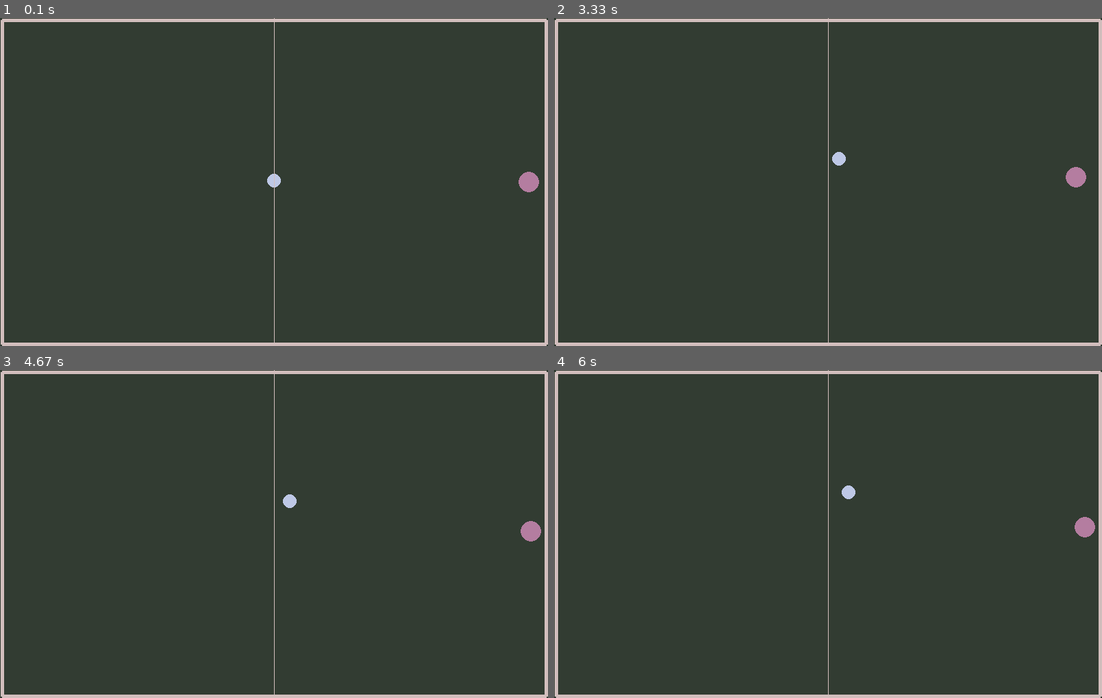
Above: before the commit, frames 1-4 (two rows, left to right).
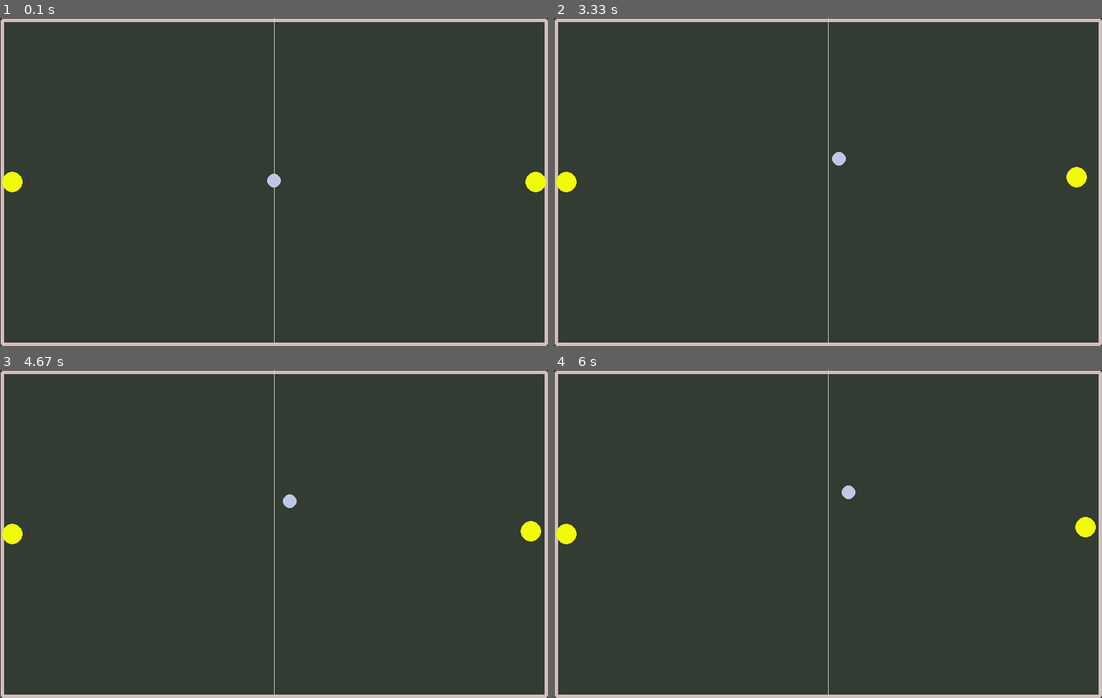
Above: after the commit, the same moments.

Repository: s40723150/pygame_airhockey
Game: pygame game, started from test_airhockey.py
Two runs of this game, one before a commit and one after it. Both use one fixed random seed, a clock stepped at 60 frames per second and the inputs below.
Inputs:
- Up to frame 1 (0.1 s): no input
- Up to frame 2 (3.33 s): hold Right 0.33-0.8 s; hold Up 0.83-1.3 s; hold Left 1.83-2.37 s; hold Down 2.4-2.7 s; hold Left 2.73-3.13 s; hold Up from 3.17 s (still down)
- Up to frame 3 (4.67 s): release Up at 3.53 s; hold Right 3.57-4.2 s; hold Down 4.23-4.6 s; hold Left from 4.63 s (still down)
- Up to frame 4 (6 s): release Left at 5.1 s; hold Right 5.13-5.6 s; hold Up 5.63-5.93 s; hold Right from 5.97 s (still down)

The runs differ from the first frame. In frame 1, 0.4% of the frame differs, in the area x 0-100%, y 46-54%; in frame 2, 0.4%; in frame 3, 0.4%; in frame 4, 0.4%.

Commit message:
add another player

Diff:
--- a/test_airhockey.py
+++ b/test_airhockey.py
@@ -14,8 +14,9 @@
 # Color
 color_bg = (50, 60, 50)
 color_ball = (190, 200, 230)
-color_payer = (180, 125, 160)
+color_payer = (240, 250, 10)
 color_line = (210, 190, 189)
+color_score = (240, 20, 20)
 # Window collide area
 left = 3
 right = screen_width - left
@@ -57,10 +58,9 @@
     def draw(self):
         pygame.draw.line(screen, color_line, self.shape.a, self.shape.b, 5)
 class Player():
-    def __init__(self):
+    def __init__(self, position_x):
         self.body = pymunk.Body(body_type = pymunk.Body.KINEMATIC)
-        self.body.position = right-25, middle_y
-
+        self.body.position = position_x, middle_y
         self.radius = 15
         self.shape = pymunk.Circle(self.body, self.radius)
         self.shape.elasticity = 1
@@ -93,10 +93,11 @@
         self.body.velocity = 0, 0
 
 def airhockey():
-    global mouse_trigger,player_up, player_down, player_left, player_right, quit_game
+    global mouse_trigger, quit_game
     quit_game = False
     ball = Ball()
-    player = Player()
+    player_1 = Player(left+15)
+    player_2 = Player(right-15)
     wall_left = Wall([left, top], [left, bottom])
     wall_right = Wall([right, top], [right, bottom])
     wall_top = Wall([left, top], [right, top])
@@ -110,18 +111,18 @@
         key = pygame.key.get_pressed()
         if key[pygame.K_UP]:
             #print("up")
-            player.move("UP")
+            player_2.move("UP")
         else:
-            player.stop()
+            player_2.stop()
         if key[pygame.K_DOWN]:
             #print("down")
-            player.move("DOWN")
+            player_2.move("DOWN")
         if key[pygame.K_LEFT]:
             #print("left")
-            player.move("LEFT")
+            player_2.move("LEFT")
         if key[pygame.K_RIGHT]:
             #print("right")
-            player.move("RIGHT")
+            player_2.move("RIGHT")
         # Draw object
         screen.fill(color_bg)
         wall_left.draw()
@@ -129,7 +130,8 @@
         wall_top.draw()
         wall_bottom.draw()
         ball.draw()
-        player.draw()
+        player_1.draw()
+        player_2.draw()
         pygame.draw.aaline(screen, color_line, (screen_width / 2, 0), (screen_width / 2, screen_height))
         # Update
         pygame.display.flip()
